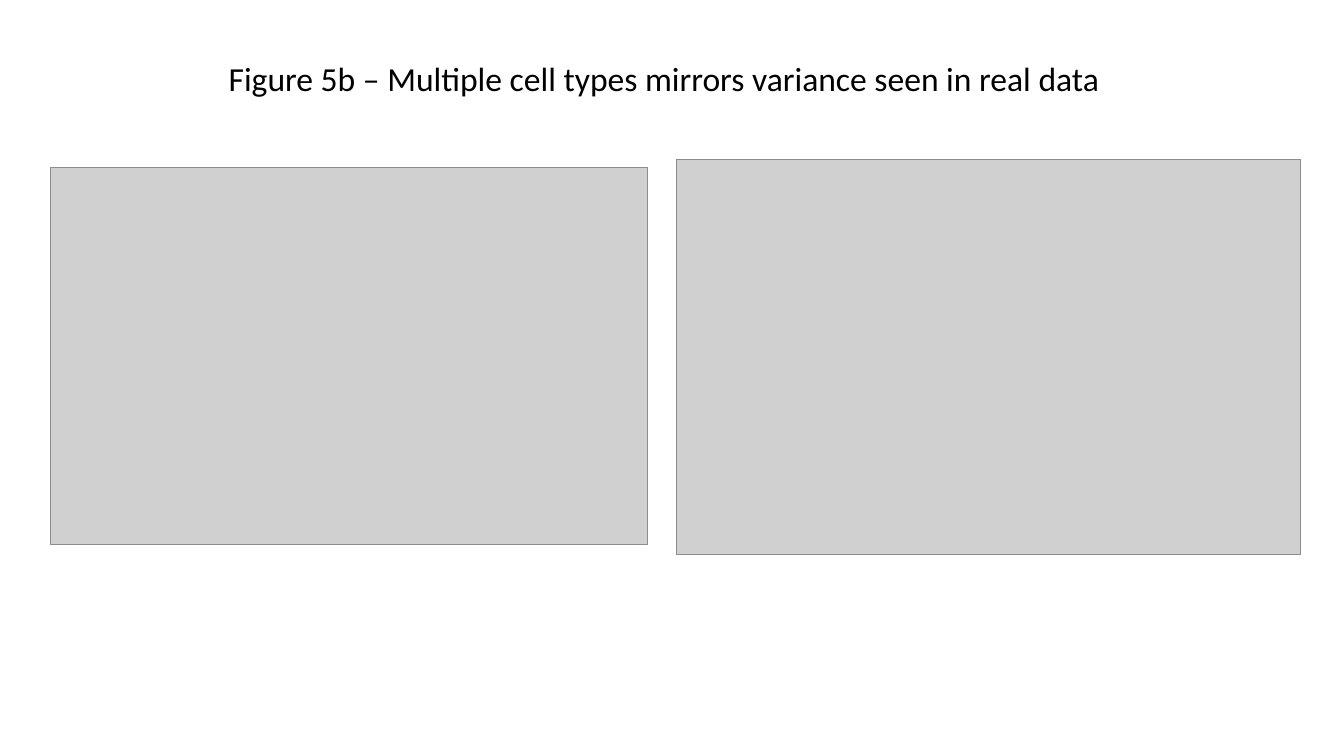
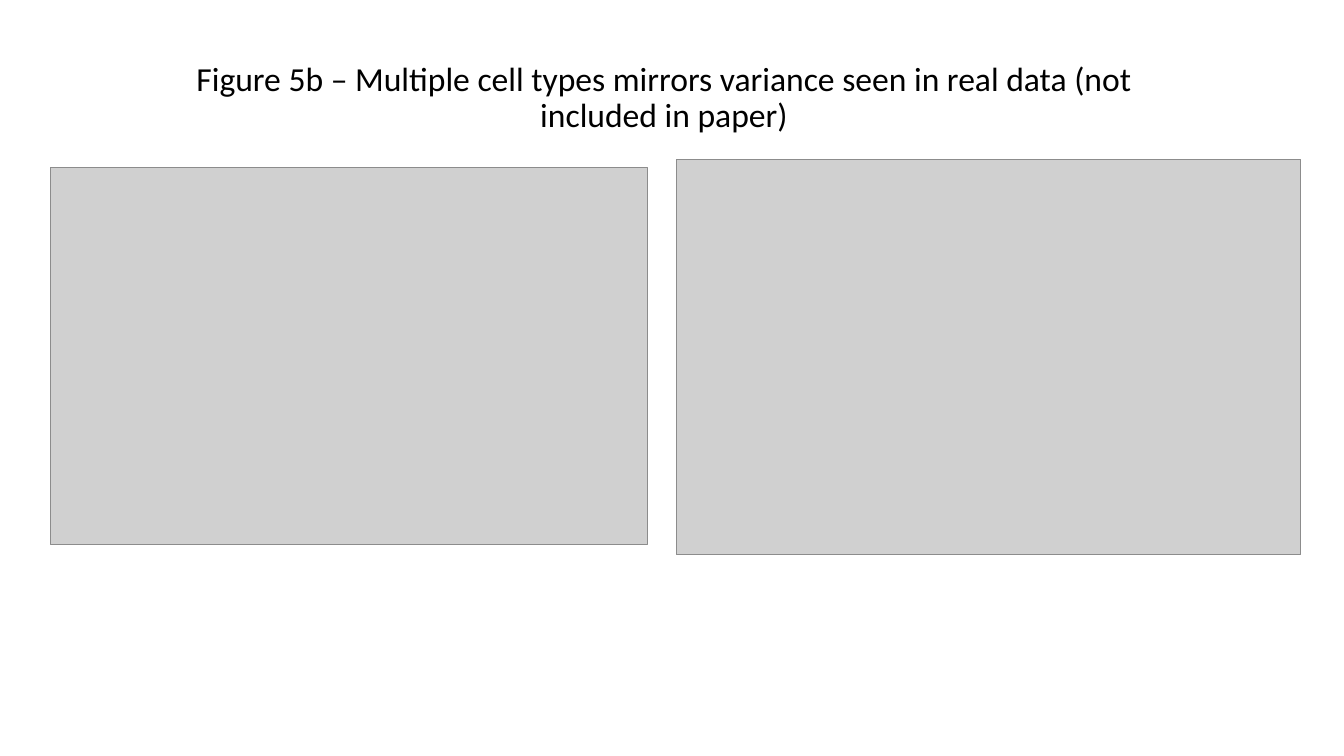
Before and after one commit to FertigLab/CancerInSilico-Figures, a slide deck: slide 11 of Figure_Overview.pptx (slide 10 before the commit). Drawn at 1344x756 pixels with LibreOffice and Linux fonts; fonts in the diff are those of the drawing; grey boxes stand for pictures. Boxes give left, top, right and bottom in pixels: in the first picture for what was removed or moved away, otherwise in the second. Text is boxed around its words. In the diff, an @@ line names an element or a change of style, - is before the commit and + after.

```diff
--- a/Figure_Overview.pptx
+++ b/Figure_Overview.pptx
@@ subtitle at [196, 66, 1131, 133]: text changed @@
-Figure 5b – Multiple cell types mirrors variance seen in real data
+Figure 5b – Multiple cell types mirrors variance seen in real data (not included in paper)
```
Also in this commit, not shown: 3 other slides changed, 2 slides added, 1 slide removed, 14 other files.
